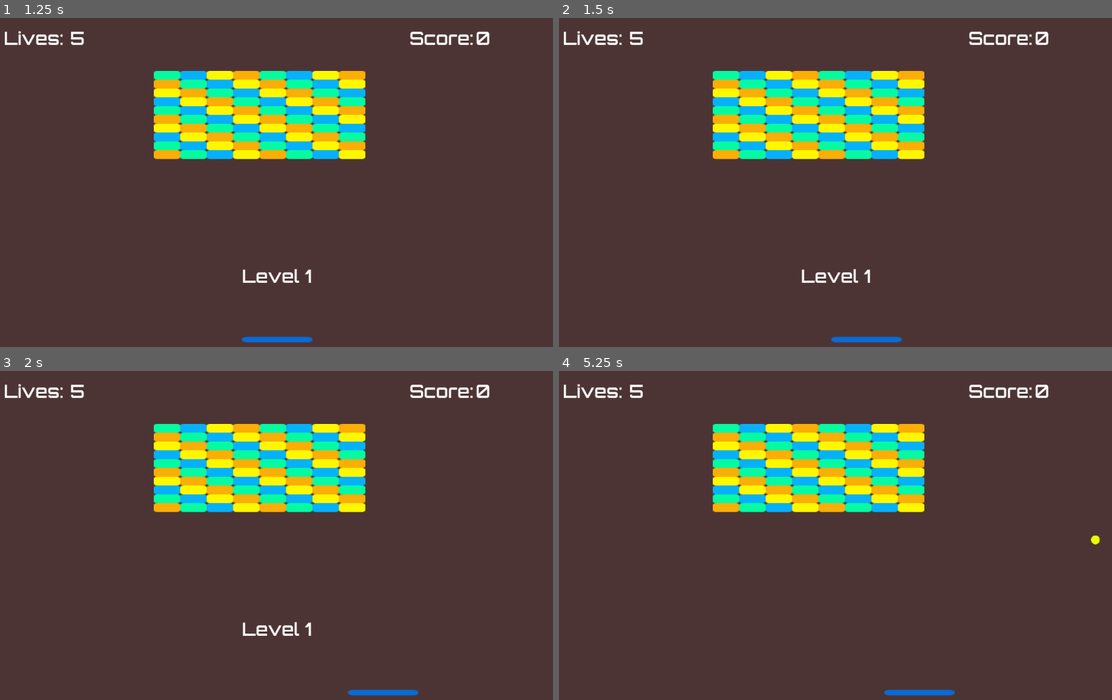
Above: before the commit, frames 1-4 (two rows, left to right).
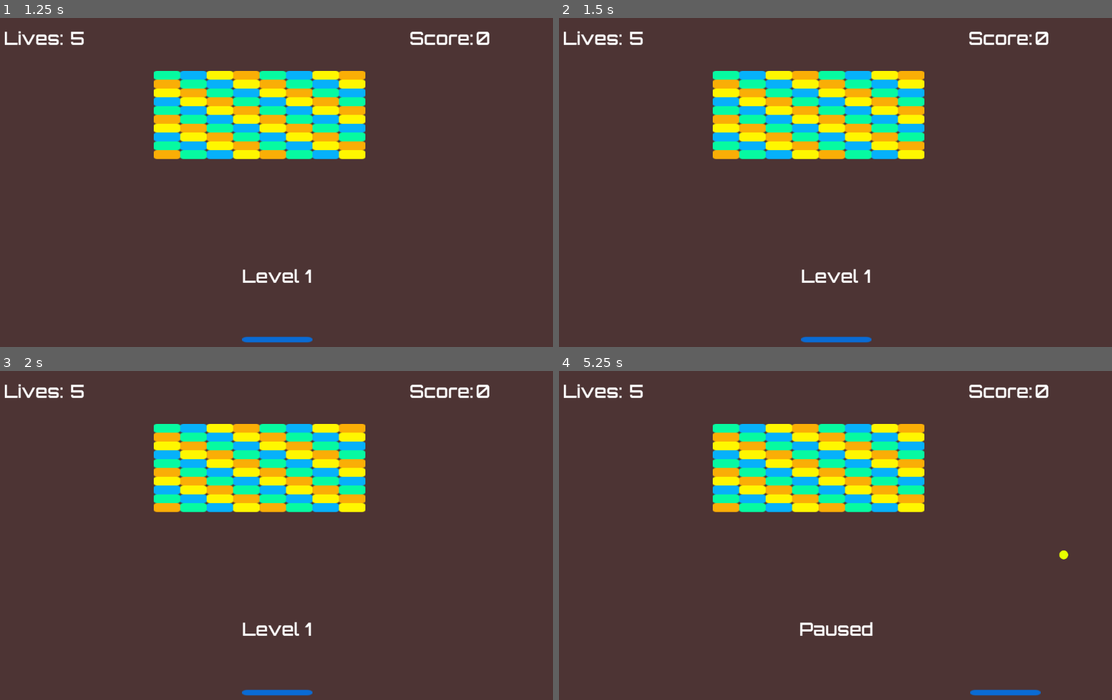
Above: after the commit, the same moments.

Repository: ephreal/breakout_clone
Game: Godot game, scene res://Assets/Level/Main.tscn
The game is run twice, just before and just after one commit, with the same random seed, the same clock (stepped at 60 frames per second) and the same inputs.
Inputs (mouse positions are in pixels of both pictures, inside the frame that each line leads up to):
- Up to frame 1 (1.25 s): click "Start" at 0.5 s
- Up to frame 2 (1.5 s): tap Enter at 1.25 s; move the mouse to (962, 166) at 1.27 s; hold D (move_right) from 1.28 s (still down)
- Up to frame 3 (2 s): keep holding D (move_right)
- Up to frame 4 (5.25 s): move the mouse to (724, 551) at 2.02 s; release D (move_right) at 2.03 s; hold A (move_left) 2.03-2.78 s; move the mouse to (890, 463) at 2.77 s; hold D (move_right) 2.78-4.28 s; move the mouse to (807, 601) at 3.52 s; move the mouse to (1006, 584) at 4.27 s; hold A (move_left) from 4.28 s (still down); tap Escape (pause, bound only after the commit) at 4.9 s; move the mouse to (669, 486) at 5.02 s

Frame 1 is identical in both runs. In frame 2, 0.2% of the frame differs, in the area x 43-62%, y 96-99%; in frame 3, 0.5%; in frame 4, 0.9%, in the area x 43-98%, y 50-99%.

Commit message:
Paddle is a little better. Still needs work

Diff:
--- a/Assets/Level/Main.tscn
+++ b/Assets/Level/Main.tscn
@@ -64,3 +64,4 @@
 [connection signal="new_game" from="UI" to="." method="new_game"]
 [connection signal="hit_block" from="Ball" to="." method="update_score"]
 [connection signal="hit_floor" from="Ball" to="." method="lose_life"]
+[connection signal="ball_location" from="Player" to="Ball" method="_on_Player_collision"]
--- a/Assets/Player/Player.tscn
+++ b/Assets/Player/Player.tscn
@@ -6,13 +6,21 @@
 [sub_resource type="RectangleShape2D" id=1]
 extents = Vector2( 8, 16 )
 
-[node name="Player" type="KinematicBody2D"]
+[sub_resource type="CapsuleShape2D" id=2]
+radius = 24.0
+height = 56.0
+
+[node name="Player" type="RigidBody2D"]
 scale = Vector2( 2, 1 )
+mode = 1
+contacts_reported = 3
+contact_monitor = true
 script = ExtResource( 2 )
 
 [node name="CollisionShape2D" type="CollisionShape2D" parent="."]
 rotation = 1.5708
 shape = SubResource( 1 )
+disabled = true
 
 [node name="Sprite" type="Sprite" parent="."]
 texture = ExtResource( 1 )
@@ -20,8 +28,21 @@
 [node name="CollisionRight" type="CollisionPolygon2D" parent="."]
 position = Vector2( 24, 0 )
 polygon = PoolVector2Array( -8, -8, 8, 0, 8, 8, -8, 8 )
+disabled = true
 
 [node name="CollisionLeft" type="CollisionPolygon2D" parent="."]
 position = Vector2( -24, 0 )
-scale = Vector2( -1, 1 )
+rotation = -3.14159
+scale = Vector2( 1, -1 )
 polygon = PoolVector2Array( -8, -8, 8, 0, 8, 8, -8, 8 )
+disabled = true
+
+[node name="CollisionPolygon2D" type="CollisionPolygon2D" parent="."]
+polygon = PoolVector2Array( -28, -8, 28, -8, 30.1279, -7.31101, 31.3914, -6.1218, 32.1228, -3.66008, 32, 8, -32, 8, -32.0796, -2.45722, -31.4864, -5.73169, -30.4563, -7.40212 )
+
+[node name="Area2D" type="Area2D" parent="."]
+
+[node name="CollisionShape2D" type="CollisionShape2D" parent="Area2D"]
+rotation = 1.5708
+shape = SubResource( 2 )
+[connection signal="body_entered" from="Area2D" to="." method="_on_Area2D_body_entered"]
--- a/Assets/Scripts/Ball.gd
+++ b/Assets/Scripts/Ball.gd
@@ -3,28 +3,66 @@
 signal hit_block
 signal hit_floor
 
-var speed = 200
-var velocity = Vector2(200, -300)
+export var max_player_reflect_angle : int = 60
+var max_x = 500
+var max_y = -700
+var velocity = Vector2(250, -350)
+var player_reflection_angle
 
 func _physics_process(delta):
 	var collision_info = move_and_collide(velocity * delta)
 	if collision_info:
-		velocity = velocity.bounce(collision_info.normal)
 		if collision_info.collider.has_meta("block"):
 			$BlockHit.play()
 			emit_signal("hit_block", collision_info.collider.get_meta("points"))
 			collision_info.collider.free()
+			velocity = velocity.bounce(collision_info.normal)
 		elif collision_info.collider.has_meta("floor"):
 			$FloorHit.play()
+			velocity = velocity.bounce(collision_info.normal)
 			emit_signal("hit_floor")
+		elif collision_info.collider.has_meta("player"):
+			if player_reflection_angle == 0:
+				velocity = velocity.bounce(collision_info.normal)
+			else:
+				var bounced = velocity.bounce(collision_info.normal)
+				var x = bounced.x * bounced.x
+				var y = bounced.y * bounced.y
+				var mag = sqrt(x + y)
+				x = mag * cos(player_reflection_angle)
+				y = mag * sin(player_reflection_angle)
+				# Ensure that the Y is in the negative direction
+				if y > 0:
+					y *= -1
+				velocity = Vector2(x, y)
+			$GeneralHit.play()
 		else:
+			velocity = velocity.bounce(collision_info.normal)
 			$GeneralHit.play()
 
 # Called when the node enters the scene tree for the first time.
 func _ready():
+	set_meta("ball", true)
 	hide()
 	set_physics_process(false)
 
 func start():
 	show()
 	set_physics_process(true)
+
+
+func _on_Player_collision(ball_position, paddle_position):
+	var player_collision_position = paddle_position - ball_position
+
+	# I'm using a scale from -64 to 64 to calculate the angle the ball should
+	# reflect off of the paddle
+	if player_collision_position > 64:
+		player_collision_position = 64
+	elif player_collision_position < -64:
+		player_collision_position = -64
+
+	if player_collision_position > -10 and player_collision_position < 10:
+		player_reflection_angle = 0
+
+	else:
+		player_reflection_angle = -90 - (player_collision_position/64)
--- a/Assets/Scripts/Main.gd
+++ b/Assets/Scripts/Main.gd
@@ -11,11 +11,21 @@
 var current_level = level_load_path % levels[current_level_index]
 var level = load(current_level)
 var level_instance = level.instance()
+var is_paused = false
 
 
 # Called when the node enters the scene tree for the first time.
 func _ready():
 	$UI/ScoreLabel.text = str(score)
+
+func _process(delta):
+	if Input.is_action_just_pressed("pause"):
+		if is_paused:
+			unpause()
+			is_paused = false
+		else:
+			pause()
+			is_paused = true
 
 
 func reset_ball():
@@ -29,10 +39,13 @@
 	if len(levels) == current_level_index:
 		return win()
 	reset_ball()
-	var x = 200 + (current_level_index * 50)
-	var y = -300 + (current_level_index * 50)
+	var x = 250 + (current_level_index * 50)
+	var y = -350 + (current_level_index * 50)
+	if x > $Ball.max_x:
+		x = $Ball.max_x
+	if y < $Ball.max_y:
+		y = $Ball.max_y
 	$Ball.velocity = Vector2(x, y)
-	$Player.speed += 50
 	level_instance.queue_free()
 	current_level = level_load_path % levels[current_level_index]
 	level = load(current_level)
@@ -47,6 +60,7 @@
 	yield($MessageTimer, "timeout")
 	$UI/Message.hide()
 	$Ball.start()
+	$Player.start()
 
 
 func win():
@@ -59,6 +73,7 @@
 	$UI/Title.show()
 	$UI/Message.hide()
 	$UI/StartButton.show()
+	Input.set_mouse_mode(Input.MOUSE_MODE_VISIBLE)
 
 func game_over():
 	reset_ball()
@@ -70,6 +85,7 @@
 	$UI/Title.show()
 	$UI/Message.hide()
 	$UI/StartButton.show()
+	Input.set_mouse_mode(Input.MOUSE_MODE_VISIBLE)
 
 func update_score(amount):
 	score += amount
@@ -86,6 +102,7 @@
 func new_game():
 	score = 0
 	lives = 5
+	Input.set_mouse_mode(Input.MOUSE_MODE_HIDDEN)
 	$UI/ScoreLabel.text = str(score)
 	$UI/LivesLabel.text = str(lives)
 	$UI/StartButton.hide()
@@ -116,4 +133,18 @@
 
 func reset_locations():
 	$Ball.position = $BallStartPosition.position
+	if $Ball.velocity.y > 0:
+		$Ball.velocity.y *= -1
+	$Player.position = $PlayerStartPosition.position
 	$MessageTimer.start()
+
+
+func pause():
+	show_message("Paused")
+	$Ball.set_physics_process(false)
+	$Player.set_physics_process(false)
+
+func unpause():
+	$UI/Message.hide()
+	$Ball.set_physics_process(true)
+	$Player.set_physics_process(true)
--- a/Assets/Scripts/Player.gd
+++ b/Assets/Scripts/Player.gd
@@ -1,25 +1,30 @@
-extends KinematicBody2D
+extends RigidBody2D
 
-var speed : int = 275
+signal ball_location
+
+var speed : int = 325
 var velocity : Vector2 = Vector2()
 
 func _physics_process(delta):
-	velocity.x = 0
-	velocity.y = 0
-
-	if Input.is_action_pressed("move_left"):
-		velocity.x -= speed
-	if Input.is_action_pressed("move_right"):
-		velocity.x += speed
-
-	velocity = move_and_slide(velocity, Vector2.UP)
+	var mouse_position = get_global_mouse_position()
+	self.position.x = mouse_position.x
 
 
 # Called when the node enters the scene tree for the first time.
 func _ready():
-	pass
+	set_meta("player", true)
+	set_physics_process(false)
+
+func start():
+	set_physics_process(true)
 
 
 # Called every frame. 'delta' is the elapsed time since the previous frame.
 #func _process(delta):
 #	pass
+
+func _on_Area2D_body_entered(body):
+	if body.get_meta("ball"):
+		var ball_position = body.global_position.x
+		var paddle_position = global_position.x
+		emit_signal("ball_location", ball_position, paddle_position)
--- a/project.godot
+++ b/project.godot
@@ -33,6 +33,12 @@
 , Object(InputEventKey,"resource_local_to_scene":false,"resource_name":"","device":0,"alt":false,"shift":false,"control":false,"meta":false,"command":false,"pressed":false,"scancode":16777233,"unicode":0,"echo":false,"script":null)
  ]
 }
+pause={
+"deadzone": 0.5,
+"events": [ Object(InputEventKey,"resource_local_to_scene":false,"resource_name":"","device":0,"alt":false,"shift":false,"control":false,"meta":false,"command":false,"pressed":false,"scancode":16777217,"unicode":0,"echo":false,"script":null)
+, Object(InputEventKey,"resource_local_to_scene":false,"resource_name":"","device":0,"alt":false,"shift":false,"control":false,"meta":false,"command":false,"pressed":false,"scancode":80,"unicode":0,"echo":false,"script":null)
+ ]
+}
 
 [rendering]
 
Not shown: 1 places in Assets/Player/Player.tscn that only renumber resources
Not shown, removed: Exports/BreakoutClone.zip
Not shown, changed: Exports/breakout_clone.pck
Not shown, added: Exports/breakout_clone.zip
